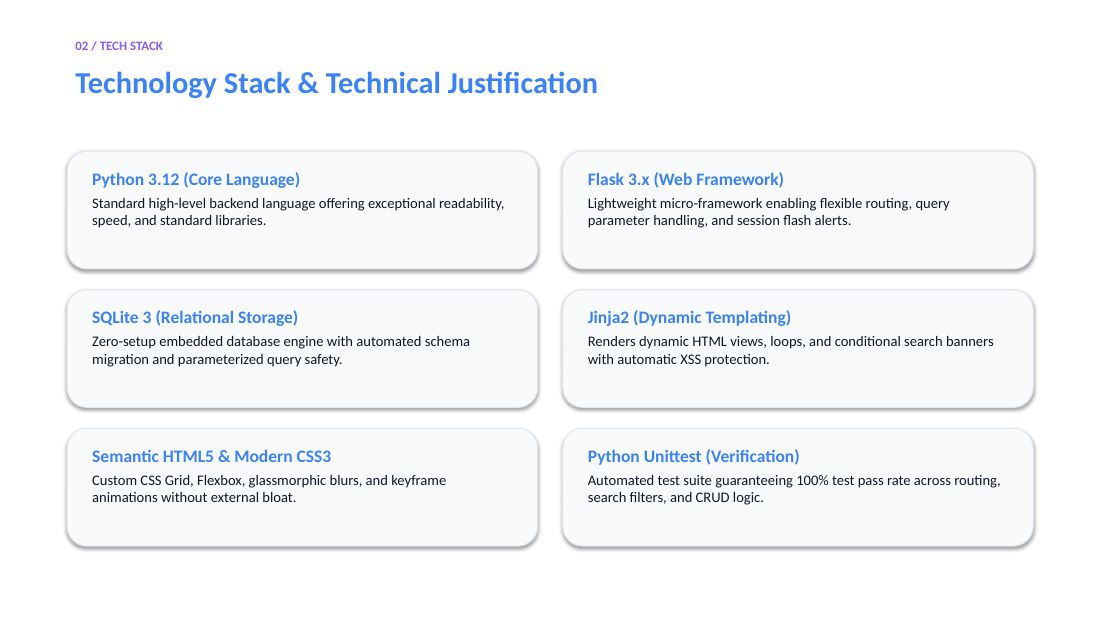
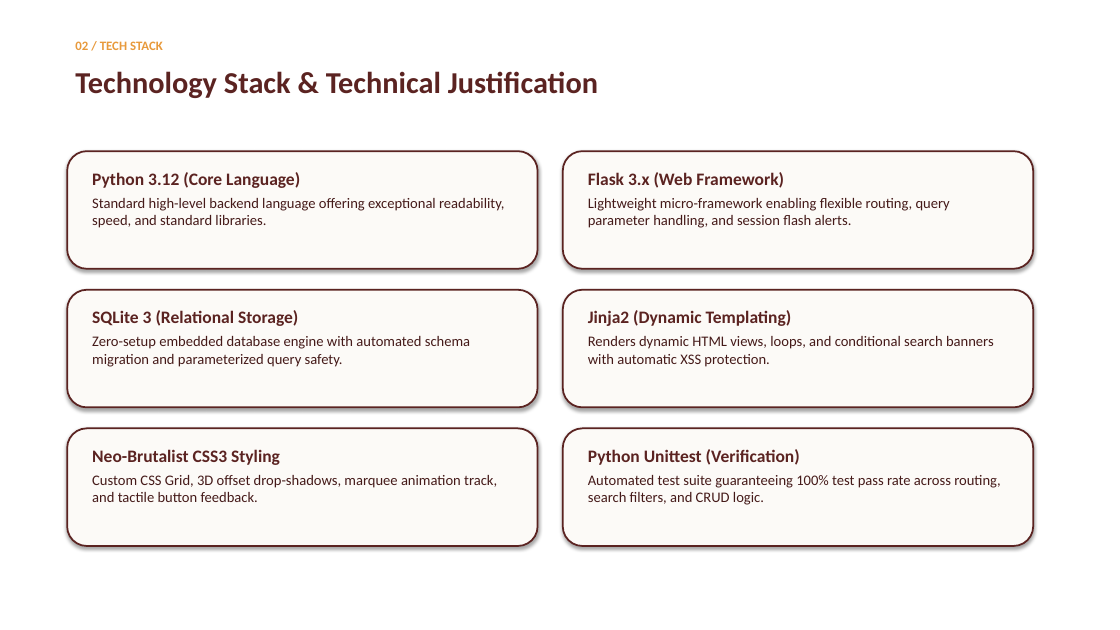
Before and after one commit to Ryzen2310/Blog, a slide deck: slide 3 of Blog project/presentation.pptx. Drawn at 1120x630 pixels with LibreOffice and Linux fonts; fonts in the diff are those of the drawing. Boxes give left, top, right and bottom in pixels: in the first picture for what was removed or moved away, otherwise in the second. Text is boxed around its words. In the diff, an @@ line names an element or a change of style, - is before the commit and + after.

```diff
--- a/Blog project/presentation.pptx
+++ b/Blog project/presentation.pptx
@@ text "02 / TECH STACK" at [75, 41, 163, 50]: text colour #8B5CF6 to #E89A3C @@
@@ text "Technology Stack & Technical Justification" at [75, 71, 598, 98]: text colour #3B82F6 to #5B2321 @@
@@ text "Python 3.12 (Core Language)" at [92, 172, 504, 228]: text colour #3B82F6 to #5B2321 in "Python 3.12 (Core Language)"; text colour #0F172A to #451A19 in "Standard high-level backend language offering exceptional re ..." @@
@@ text "Flask 3.x (Web Framework)" at [588, 172, 950, 228]: text colour #3B82F6 to #5B2321 in "Flask 3.x (Web Framework)"; text colour #0F172A to #451A19 in "Lightweight micro-framework enabling flexible routing, query ..." @@
@@ text "SQLite 3 (Relational Storage)" at [92, 310, 470, 367]: text colour #3B82F6 to #5B2321 in "SQLite 3 (Relational Storage)"; text colour #0F172A to #451A19 in "Zero-setup embedded database engine with automated schema ..." @@
@@ text "Jinja2 (Dynamic Templating)" at [588, 310, 994, 367]: text colour #3B82F6 to #5B2321 in "Jinja2 (Dynamic Templating)"; text colour #0F172A to #451A19 in "Renders dynamic HTML views, loops, and conditional ..." @@
@@ text at [92, 449, 497, 502]: text changed; text colour #0F172A to #451A19 @@
-Semantic HTML5 & Modern CSS3
-Custom CSS Grid, Flexbox, glassmorphic blurs, and keyframe animations without external bloat.
+Neo-Brutalist CSS3 Styling
+Custom CSS Grid, 3D offset drop-shadows, marquee animation track, and tactile button feedback.
@@ fill #F8FAFC to #FCFAF7; outline #E2E8F0 1 pt to #5B2321 1.5 pt in 6 elements at [67, 151, 538, 269], [563, 151, 1033, 269], [67, 290, 538, 408], [563, 290, 1033, 408], [67, 429, 538, 546], [563, 429, 1033, 546] @@
@@ text "Python Unittest (Verification)" at [588, 449, 1001, 505]: text colour #3B82F6 to #5B2321 in "Python Unittest (Verification)"; text colour #0F172A to #451A19 in "Automated test suite guaranteeing 100% test pass ..." @@
```
Also in this commit, not shown: 9 other slides changed, 17 other files.
